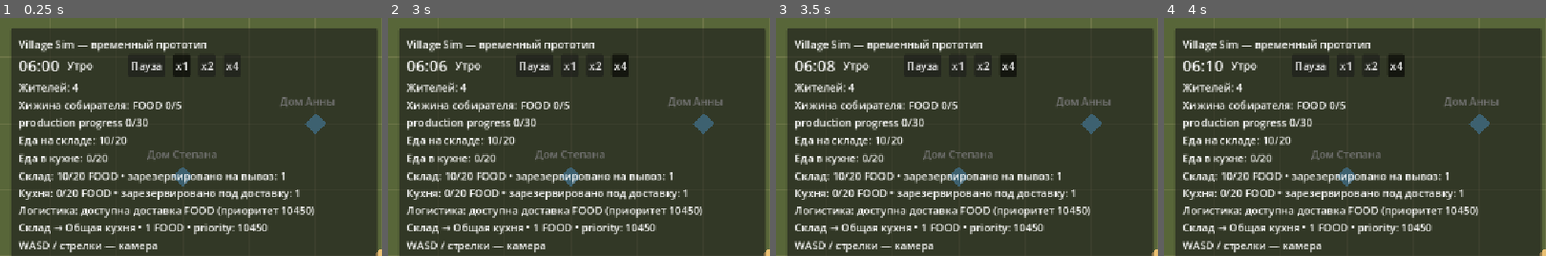
Above: before the commit, frames 1-4 (left to right).
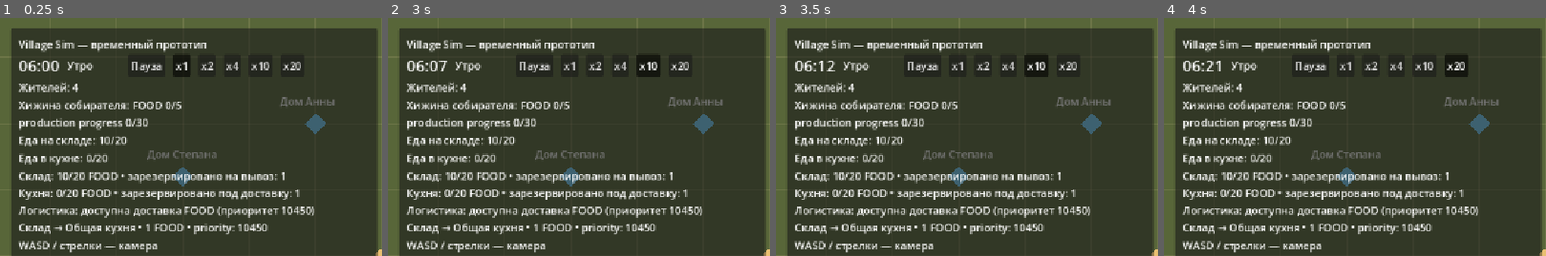
Above: after the commit, the same moments.

Repository: vladlopata5/village-sim
Game: Godot game, scene res://scenes/main.tscn
Same seed, same stepped clock (60 frames per second), same inputs: the game is played once before the commit and once after it.
Inputs (mouse positions are % of the whole screen's width and height, from its top left):
- Up to frame 1 (0.25 s): no input
- Up to frame 2 (3 s): click "x1" at 0.5 s; click "x2" at 1.25 s; click "x4" at 2 s; click (34, 10) at 2.75 s, where only the run after the commit has a clickable "x10"
- Up to frame 3 (3.5 s): no input
- Up to frame 4 (4 s): click (38, 10) at 3.5 s, where only the run after the commit has a clickable "x20"
The pictures show only the part of the screen within x 0-50%, y 0-50%; the shares and areas given below are measured in that part.

The runs differ from the first frame. In frame 1, 0.2% of the frame differs, in the area x 65-79%, y 16-22%; in frame 2, 0.7%; in frame 3, 0.8%, in the area x 10-79%, y 15-25%; in frame 4, 0.8%.

Commit message:
Balance committed need actions and support x10/x20 simulation

Diff:
--- a/scripts/balance_config.gd
+++ b/scripts/balance_config.gd
@@ -12,6 +12,10 @@
 const SOCIAL_BASE_WEIGHT := 80
 const LEISURE_BASE_WEIGHT := 75
 const KITCHEN_FOOD_CAPACITY := 20
+const EAT_MIN_HUNGER := 30
+const SOCIAL_GROWTH_DIVISOR := 5
+const LEISURE_GROWTH_DIVISOR := 5
+const RELAX_DURATION_MINUTES := 30
 const WORK_CYCLE_MINUTES := 60
 const MIN_CONVERSATION_MINUTES := 15
 const MAX_CONVERSATION_MINUTES := 60
--- a/scripts/decision_controller.gd
+++ b/scripts/decision_controller.gd
@@ -146,7 +146,7 @@
 func _end_work_cycle(reason: String) -> void:
 	if not _work_cycle_active: return
 	_work_cycle_active = false
-	if logger != null: logger.info(EventLog.AI, "%s: рабочий цикл завершён — %s" % [_data.resident_name, reason])
+	if logger != null: logger.info(EventLog.AI, "%s: завершил рабочий цикл — %s" % [_data.resident_name, reason])
 
 func _on_intent_changed(_intent: Intent) -> void:
 	if _data.activity != Activity.Type.WORKING: _end_work_cycle("смена действия")
@@ -168,6 +168,7 @@
 	request_decision("phase_changed")
 
 func _on_food_available() -> void:
+	if not _needs.has_food_action(): return
 	# A changed world is an option for the next normal boundary, not a forced event.
 	if _deciding or _intents.has_current_action() or _data.activity != Activity.Type.IDLE: return
 	if _data.get_need(NeedType.Type.HUNGER).get_priority() < NEED_ACTION_THRESHOLD: return
--- a/scripts/game_logger.gd
+++ b/scripts/game_logger.gd
@@ -6,6 +6,7 @@
 const NEED := &"NEED"
 const LOGISTICS := &"LOGISTICS"
 const PRODUCTION := &"PRODUCTION"
+const LEISURE := &"LEISURE"
 const SOCIAL := &"SOCIAL"
 const SCHEDULE := &"SCHEDULE"
 const RESOURCE := &"RESOURCE"
@@ -42,7 +43,8 @@
 	if previous == current: return
 	_activities[data.id] = current
 	if previous == Activity.Type.WORKING:
-		info(SCHEDULE, "%s: закончил работу" % data.resident_name)
+		var finished := "завершил рабочий цикл" if is_instance_valid(_clock) and _clock.get_phase() == "День" else "закончил работу"
+		info(SCHEDULE, "%s: %s" % [data.resident_name, finished])
 	elif previous == Activity.Type.SLEEPING:
 		info(SCHEDULE, "%s: проснулся" % data.resident_name)
 	if current == Activity.Type.WORKING:
--- a/scripts/game_time.gd
+++ b/scripts/game_time.gd
@@ -1,5 +1,6 @@
 extends Node
 ## Simulation time has no dependencies on the visual world.
+const SUPPORTED_SPEEDS := [1, 2, 4, 10, 20]
 signal minute_changed(total_minutes: int)
 signal phase_changed(phase: String)
 signal speed_changed(multiplier: int)
@@ -62,7 +63,7 @@
 	_last_tick_usec = Time.get_ticks_usec()
 
 func set_speed(multiplier: int) -> void:
-	if multiplier not in [1, 2, 4]:
+	if multiplier not in SUPPORTED_SPEEDS:
 		return
 	if is_processing():
 		_process(0.0)
--- a/scripts/main.gd
+++ b/scripts/main.gd
@@ -114,7 +114,7 @@
 	pause_button.focus_mode = Control.FOCUS_NONE
 	pause_button.pressed.connect(_toggle_pause)
 	row.add_child(pause_button)
-	for multiplier in [1, 2, 4]:
+	for multiplier in game_time.SUPPORTED_SPEEDS:
 		var button := Button.new()
 		button.text = "x%d" % multiplier
 		button.toggle_mode = true
@@ -197,7 +197,7 @@
 
 func _update_speed(multiplier: int) -> void:
 	for index in range(speed_buttons.size()):
-		speed_buttons[index].set_pressed_no_signal([1, 2, 4][index] == multiplier)
+		speed_buttons[index].set_pressed_no_signal(game_time.SUPPORTED_SPEEDS[index] == multiplier)
 
 func _create_test_residents() -> void:
 	var generator = ResidentGenerator.new(42, "settlement")
--- a/scripts/need_dynamics.gd
+++ b/scripts/need_dynamics.gd
@@ -1,5 +1,6 @@
 extends Node
 ## All rates in one place: 60 fractional units = one need point.
+const Balance = preload("res://scripts/balance_config.gd")
 const Data = preload("res://scripts/resident_data.gd")
 const NeedType = preload("res://scripts/need_type.gd")
 const Activity = preload("res://scripts/resident_activity.gd")
@@ -35,16 +36,19 @@
 	elif activity == Activity.Type.EATING: hunger_rate = HUNGER_EATING
 	_apply(NeedType.Type.HUNGER, hunger_rate)
 	_apply(NeedType.Type.FATIGUE, FATIGUE_RATES[activity])
-	_apply(NeedType.Type.SOCIAL, SOCIAL_RATES[activity])
-	_apply(NeedType.Type.LEISURE, LEISURE_RATES[activity])
-func _apply(type: NeedType.Type, rate: int) -> void:
+	_apply_slow_growth(NeedType.Type.SOCIAL, SOCIAL_RATES[activity], Balance.SOCIAL_GROWTH_DIVISOR)
+	_apply_slow_growth(NeedType.Type.LEISURE, LEISURE_RATES[activity], Balance.LEISURE_GROWTH_DIVISOR)
+func _apply_slow_growth(type: NeedType.Type, rate: int, divisor: int) -> void:
+	# Keep satisfaction unchanged; positive growth uses finer integer fractions.
+	_apply(type, rate * divisor if rate < 0 else rate, UNITS_PER_POINT * divisor)
+func _apply(type: NeedType.Type, rate: int, units_per_point: int = UNITS_PER_POINT) -> void:
 	var need = _data.get_need(type)
 	if (need.value == 100 and rate > 0) or (need.value == 0 and rate < 0):
 		_fractions[type] = 0
 		return
 	_fractions[type] += rate
-	var points := int(float(_fractions[type]) / UNITS_PER_POINT)
+	var points := int(float(_fractions[type]) / units_per_point)
 	if points != 0:
-		_fractions[type] -= points * UNITS_PER_POINT
+		_fractions[type] -= points * units_per_point
 		need.value += points
 		if need.value in [0, 100]: _fractions[type] = 0
--- a/scripts/resident_needs_controller.gd
+++ b/scripts/resident_needs_controller.gd
@@ -2,6 +2,7 @@
 const EventLog = preload("res://scripts/game_logger.gd")
 var logger: EventLog
 ## Concrete ways to satisfy needs. Selection/comparison lives in DecisionController.
+const Balance = preload("res://scripts/balance_config.gd")
 const Data = preload("res://scripts/resident_data.gd")
 const Intent = preload("res://scripts/resident_intent.gd")
 const Activity = preload("res://scripts/resident_activity.gd")
@@ -46,6 +47,7 @@
 	_available_food_amount = _count_available_food()
 
 func try_eat(priority: int, critical_priority: int = 0) -> bool:
+	if critical_priority == 0 and _data.hunger < Balance.EAT_MIN_HUNGER: return false
 	if _intents.forced_priority > critical_priority:
 		return false
 	if _active_intent != null and _active_intent.reason_id == &"eat":
@@ -175,10 +177,10 @@
 	return total
 
 func can_try_eat() -> bool:
-	return not _food_unavailable
+	return _data.hunger >= Balance.EAT_MIN_HUNGER and not _food_unavailable
 
 func has_food_action() -> bool:
-	return _available_food_amount > 0 and not _food_unavailable
+	return can_try_eat() and _available_food_amount > 0
 
 func _on_food_availability_changed(resource: ResourceType.Type, _amount: int) -> void:
 	if resource != FOOD or _exiting: return
--- a/scripts/resident_social_controller.gd
+++ b/scripts/resident_social_controller.gd
@@ -7,8 +7,6 @@
 const Intent = preload("res://scripts/resident_intent.gd")
 const Choice = preload("res://scripts/weighted_choice.gd")
 const Balance = preload("res://scripts/balance_config.gd")
-const SATISFIED_VALUE := 15
-const MAX_ACTION_MINUTES := 30
 var world: Node
 var runtime: Node
 var clock: Node
@@ -43,7 +41,9 @@
 		return false
 	_started_at = clock.total_minutes
 	runtime.data.activity = Activity.Type.RELAXING
-	if logger != null: logger.sync_activity(runtime.data)
+	if logger != null:
+		logger.sync_activity(runtime.data)
+		logger.info(EventLog.LEISURE, "%s: начал отдыхать" % runtime.data.resident_name)
 	return true
 func begin_talking() -> void:
 	# The waiting IDLE participant also owns an independent current action.
@@ -69,18 +69,23 @@
 	elif activity == Activity.Type.TALKING:
 		_recheck_conversation(minute)
 	elif activity == Activity.Type.RELAXING:
-		if runtime.data.get_need(NeedType.Type.LEISURE).value <= SATISFIED_VALUE or minute - _started_at >= MAX_ACTION_MINUTES: _finish()
+		if minute - _started_at >= Balance.RELAX_DURATION_MINUTES: _finish()
 func _on_intent_changed(intent: Intent) -> void:
 	if _active != null and intent != _active:
+		_log_relax_end(_active, true)
 		_active = null
 		_option = {}
 		if world != null: world.leave(runtime.data.id)
 func _finish() -> void:
 	var previous = _active
+	_log_relax_end(previous, false)
 	_active = null
 	_option = {}
 	if world != null: world.leave(runtime.data.id)
 	if previous != null: runtime.intents.clear_completed(previous)
+func _log_relax_end(intent: Intent, interrupted: bool) -> void:
+	if intent != null and intent.reason_id == &"leisure" and logger != null:
+		logger.info(EventLog.LEISURE, "%s: закончил отдыхать%s" % [runtime.data.resident_name, " (прервано)" if interrupted else ""])
 func group_dissolved() -> void:
 	if runtime.data.activity == Activity.Type.TALKING and world.group_of(runtime.data.id) == null: _finish()
 func _exit_tree() -> void:
@@ -96,7 +101,8 @@
 	_next_conversation_recheck = minute + Balance.CONVERSATION_RECHECK_MINUTES
 	var current_priority: int = runtime.data.get_need(NeedType.Type.SOCIAL).get_priority()
 	var important: bool = runtime.decision.has_more_important_action(current_priority)
-	var voluntary := rng.randf() < Balance.CONVERSATION_EXIT_CHANCE
+	var satisfied := current_priority < Balance.NEED_ACTION_THRESHOLD
+	var voluntary := satisfied and rng.randf() < Balance.CONVERSATION_EXIT_CHANCE
 	if logger != null:
 		logger.debug(EventLog.SOCIAL, "%s: %s разговор (%d мин); более важное действие=%s; случайный выход=%s" % [runtime.data.resident_name, "завершает" if important or voluntary else "продолжает", elapsed, important, voluntary])
 	if important or voluntary: _finish()
--- a/scripts/resident_view_2d.gd
+++ b/scripts/resident_view_2d.gd
@@ -1,5 +1,6 @@
 extends Node2D
 ## Temporary representation. This reference points to data owned outside the view.
+const Clock = preload("res://scripts/game_time.gd")
 const ResidentData = preload("res://scripts/resident_data.gd")
 const ResidentIntent = preload("res://scripts/resident_intent.gd")
 signal selection_requested(data: ResidentData)
@@ -56,7 +57,7 @@
 	has_movement_target = not global_position.is_equal_approx(target_position)
 
 func set_time_speed(multiplier: int) -> void:
-	if multiplier in [1, 2, 4]:
+	if multiplier in Clock.SUPPORTED_SPEEDS:
 		_time_speed = multiplier
 
 func _process(delta: float) -> void:
--- a/tests/test_debug_time.gd
+++ b/tests/test_debug_time.gd
@@ -40,7 +40,7 @@
 	clock.set_process(false)
 	clock.minute_changed.connect(func(value: int): minutes.append(value))
 	clock.phase_changed.connect(func(value: String): phases.append(value))
-	for speed in [1, 2, 4]:
+	for speed in [1, 2, 4, 10, 20]:
 		clock.set_speed(speed)
 		for paused_case in [false, true]:
 			self.paused = paused_case
--- a/tests/test_decision_controller.gd
+++ b/tests/test_decision_controller.gd
@@ -22,7 +22,7 @@
 	check(r.decision.decision_count == count, "No per-frame or per-minute ordinary decision")
 	scene.game_time.debug_skip_minutes(1)
 	check(r.decision.decision_count == count + 1, "Idle segment completes at ten game minutes")
-	r.data.hunger = 10
+	r.data.hunger = 30
 	r.data.fatigue = 0
 	r.decision.request_decision()
 	check(r.intents.current_intent.reason_id == &"eat" and scene.kitchen_data.resources.get_reserved_out(FOOD) == 1, "1000 threshold selects concrete food action and reserves before path")
@@ -66,15 +66,15 @@
 	scene = Setup.make_scene(self, 420)
 	r = scene.resident_runtimes[0]
 	r.decision.work_available = func(): return false
-	r.data.hunger = 20
+	r.data.hunger = 30
 	r.decision.request_decision()
-	check(r.intents.current_intent.reason_id == &"eat", "No real work permits a need at 2000")
+	check(r.intents.current_intent.reason_id == &"eat", "No real work permits a need at 3000")
 	scene.free()
 	# Critical levels remain separate from ordinary need weights/priorities.
 	scene = Setup.make_scene(self)
 	r = scene.resident_runtimes[0]
 	r.intents.submit(Intent.new(Intent.Type.MOVE_TO, &"locked", Vector2(500, 0), 50000, false))
-	r.data.hunger = 100
+	r.data.hunger = 300
 	current = r.intents.current_intent
 	check(current.reason_id == &"eat" and r.intents.forced_priority == 200, "Critical hunger interrupts a locked ordinary action")
 	r.data.fatigue = 100
--- /dev/null
+++ b/tests/test_fast_behavior.gd
@@ -0,0 +1,77 @@
+extends SceneTree
+const Setup = preload("res://tests/behavior_test_setup.gd")
+const Type = preload("res://scripts/need_type.gd").Type
+const Activity = preload("res://scripts/resident_activity.gd").Type
+const FOOD = preload("res://scripts/resource_type.gd").Type.FOOD
+var failures := 0
+func _initialize() -> void: call_deferred("_run")
+func check(condition: bool, message: String) -> void:
+	if not condition:
+		failures += 1
+		push_error(message)
+func exit_seed() -> int:
+	var random := RandomNumberGenerator.new()
+	for candidate in range(100):
+		random.seed = candidate
+		if random.randf() < 0.2: return candidate
+	return -1
+func _run() -> void:
+	var scene = Setup.make_scene(self)
+	var resident = scene.resident_runtimes[0]
+	scene.kitchen_data.resources.add(FOOD, 1)
+	resident.data.hunger = 29
+	check(not resident.needs.can_try_eat() and not resident.needs.has_food_action(), "HUNGER 29: EAT unavailable")
+	resident.decision.request_decision()
+	scene.game_time.debug_skip_minutes(20)
+	check(resident.needs.food_search_count == 0 and scene.kitchen_data.resources.get_amount(FOOD) == 1, "Idle resident never snacks below minimum")
+	resident.data.hunger = 30
+	check(resident.needs.can_try_eat() and resident.needs.has_food_action(), "HUNGER 30: EAT available")
+	resident.decision.request_decision()
+	check(resident.intents.current_intent.reason_id == &"eat", "Minimum hunger starts normal reserved meal")
+	scene.free()
+	for speed in [10, 20]:
+		scene = Setup.make_scene(self)
+		resident = scene.resident_runtimes[0]
+		scene.game_time.set_speed(speed)
+		resident.data.get_need(Type.LEISURE).value = 100
+		resident.decision.request_decision()
+		resident.data.get_need(Type.LEISURE).value = 0
+		paused = true
+		scene.game_time.advance(1000)
+		check(resident.data.activity == Activity.RELAXING and scene.game_time.total_minutes == 360, "Pause freezes committed relaxation")
+		paused = false
+		scene.game_time.advance(29.0 / speed)
+		check(resident.data.activity == Activity.RELAXING, "Low leisure cannot end action before 30 minutes")
+		scene.game_time.advance(2.0 / speed)
+		check(resident.data.activity == Activity.IDLE, "Crossing minute 30 completes relaxation at fast speed")
+		resident.data.get_need(Type.LEISURE).value = 100
+		resident.decision.request_decision()
+		resident.data.fatigue = 100
+		check(resident.data.activity == Activity.SLEEPING, "Critical fatigue interrupts committed relaxation")
+		scene.free()
+		scene = Setup.make_scene(self)
+		resident = scene.resident_runtimes[0]
+		scene.game_time.set_speed(speed)
+		for runtime in scene.resident_runtimes:
+			runtime.data.get_need(Type.SOCIAL).value = 100
+			runtime.social.rng.seed = exit_seed()
+		check(scene.social_world.arrive(resident.data.id, {"target_id": scene.resident_runtimes[1].data.id, "group_id": 0}), "Conversation starts")
+		scene.game_time.advance(16.0 / speed)
+		check(resident.data.activity == Activity.TALKING, "High SOCIAL blocks RNG-only exit after minimum")
+		resident.data.get_need(Type.SOCIAL).value = 0
+		resident.social.rng.seed = exit_seed()
+		scene.game_time.advance(5.0 / speed)
+		check(resident.data.activity != Activity.TALKING, "Satisfied SOCIAL permits seeded voluntary exit at crossed recheck")
+		scene.free()
+		var clock = preload("res://scripts/game_time.gd").new()
+		root.add_child(clock)
+		clock.set_process(false)
+		clock.set_speed(speed)
+		var phases: Array[String] = []
+		clock.phase_changed.connect(func(phase: String): phases.append(phase))
+		clock.advance(1500.0 / speed)
+		check(clock.total_minutes == 1860 and phases == ["День", "Вечер", "Ночь", "Утро", "День"], "Large fast step emits every crossed phase")
+		clock.free()
+		print("Fast behavior x%d: relaxation, pause, forced interrupt, conversation rechecks, phase boundaries" % speed)
+	print("Fast behavior checks: ", "PASS" if failures == 0 else "FAIL")
+	quit(0 if failures == 0 else 1)
--- a/tests/test_game_logger.gd
+++ b/tests/test_game_logger.gd
@@ -42,11 +42,17 @@
 	check(entries.size() == count, "Repeated state is not logged again")
 	resident.activity = Activity.SLEEPING
 	event_log.sync_activity(resident)
-	check(entries[-2].ends_with("закончил работу") and entries[-1].ends_with("начал спать"), "Work exit and sleep entry are meaningful events")
+	check(entries[-2].ends_with("завершил рабочий цикл") and entries[-1].ends_with("начал спать"), "Work exit and sleep entry are meaningful events")
 	resident.activity = Activity.IDLE
 	event_log.sync_activity(resident)
 	check(entries[-1].ends_with("проснулся"), "Wake-up event")
-	for category in [EventLog.AI, EventLog.NEED, EventLog.LOGISTICS, EventLog.PRODUCTION, EventLog.SOCIAL, EventLog.SCHEDULE, EventLog.RESOURCE]:
+	clock.total_minutes = 1020
+	resident.activity = Activity.WORKING
+	event_log.sync_activity(resident)
+	resident.activity = Activity.IDLE
+	event_log.sync_activity(resident)
+	check(entries[-1].ends_with("закончил работу"), "Real shift end retains work-end wording")
+	for category in [EventLog.LEISURE, EventLog.AI, EventLog.NEED, EventLog.LOGISTICS, EventLog.PRODUCTION, EventLog.SOCIAL, EventLog.SCHEDULE, EventLog.RESOURCE]:
 		check(event_log.format_line(category, "test").contains("[%s]" % category), "All event categories available")
 	var hut = preload("res://scripts/building_data.gd").new(&"hut", "Хижина", preload("res://scripts/building_type.gd").Type.GATHERER_HUT)
 	var food = preload("res://scripts/resource_type.gd").Type.FOOD
--- a/tests/test_game_time.gd
+++ b/tests/test_game_time.gd
@@ -16,7 +16,7 @@
 	root.add_child(clock)
 	clock.set_process(false)
 	check(clock.get_clock_text() == "06:00", "Initial clock")
-	for speed in [1, 2, 4]:
+	for speed in [1, 2, 4, 10, 20]:
 		clock.total_minutes = 360
 		clock.set_speed(speed)
 		clock.advance(10.0)
@@ -71,6 +71,9 @@
 	var scene_clock = scene.get_node("GameTime")
 	scene_clock.set_process(false)
 	check(scene.clock_label.text == "06:00", "Scene initial HUD")
+	for index in [3, 4]:
+		scene.speed_buttons[index].pressed.emit()
+		check(scene_clock.speed_multiplier == [10, 20][index - 3], "Fast HUD speed button")
 	scene.speed_buttons[2].pressed.emit()
 	check(scene_clock.speed_multiplier == 4, "HUD speed button")
 	scene.pause_button.pressed.emit()
--- a/tests/test_gatherer_production.gd
+++ b/tests/test_gatherer_production.gd
@@ -44,7 +44,7 @@
 	f.production.free()
 	f.view.free()
 func _run():
-	for speed in [1, 2, 4]:
+	for speed in [1, 2, 4, 10, 20]:
 		for frames in [1, 30, 120]:
 			var speed_fixture = fixture()
 			speed_fixture.clock.set_speed(speed)
--- a/tests/test_need_dynamics.gd
+++ b/tests/test_need_dynamics.gd
@@ -13,7 +13,7 @@
 func _run():
 	var expected = {Activity.Type.IDLE: 41, Activity.Type.MOVING: 42, Activity.Type.WORKING: 44, Activity.Type.HAULING: 45, Activity.Type.EATING: 41, Activity.Type.SLEEPING: 10, Activity.Type.RESTING: 30, Activity.Type.TALKING: 41, Activity.Type.RELAXING: 41}
 	for activity in expected:
-		for speed in [1, 2, 4]:
+		for speed in [1, 2, 4, 10, 20]:
 			for frames in [1, 30, 120]:
 				var clock = Clock.new()
 				root.add_child(clock)
@@ -31,8 +31,8 @@
 				for frame in range(frames): clock.advance(60.0 / speed / frames)
 				check(data.fatigue == expected[activity], "Same fatigue rate for activity/speed/FPS")
 				check(data.hunger == (0 if activity == Activity.Type.EATING else (21 if activity == Activity.Type.SLEEPING else 24)), "Common hunger dynamics preserves awake/sleep and gradual meal rates")
-				check(data.get_need(NeedType.Type.SOCIAL).value == clampi(50 + Dynamics.SOCIAL_RATES[activity], 0, 100), "Social rate is independent of speed/FPS")
-				check(data.get_need(NeedType.Type.LEISURE).value == clampi(50 + Dynamics.LEISURE_RATES[activity], 0, 100), "Leisure rate is independent of speed/FPS")
+				check(data.get_need(NeedType.Type.SOCIAL).value == clampi(50 + int(float(Dynamics.SOCIAL_RATES[activity]) / (5 if Dynamics.SOCIAL_RATES[activity] > 0 else 1)), 0, 100), "Social rate is independent of speed/FPS")
+				check(data.get_need(NeedType.Type.LEISURE).value == clampi(50 + int(float(Dynamics.LEISURE_RATES[activity]) / (5 if Dynamics.LEISURE_RATES[activity] > 0 else 1)), 0, 100), "Leisure rate is independent of speed/FPS")
 				var values = [data.hunger, data.fatigue, data.get_need(NeedType.Type.SOCIAL).value, data.get_need(NeedType.Type.LEISURE).value]
 				paused = true
 				clock.advance(1000)
--- a/tests/test_resident_needs.gd
+++ b/tests/test_resident_needs.gd
@@ -9,7 +9,7 @@
 		failures += 1
 		push_error(message)
 func _run():
-	for speed in [1, 2, 4]:
+	for speed in [1, 2, 4, 10, 20]:
 		var speed_scene = Setup.make_scene(self, 420)
 		var speed_resident = speed_scene.resident_runtimes[0]
 		var clock = speed_scene.game_time
--- a/tests/test_social.gd
+++ b/tests/test_social.gd
@@ -174,7 +174,9 @@
 	check(r[0].data.activity == Activity.Type.RELAXING, "No work permits leisure below 7000")
 	var original_position: Vector2 = r[0].view.position
 	scene.game_time.debug_skip_minutes(10)
-	check(r[0].data.activity == Activity.Type.IDLE and r[0].view.position == original_position, "Satisfied leisure ends and stays on the spot")
+	check(r[0].data.activity == Activity.Type.RELAXING and r[0].view.position == original_position, "Satisfied leisure remains committed")
+	scene.game_time.debug_skip_minutes(20)
+	check(r[0].data.activity == Activity.Type.IDLE, "Leisure completes after 30 minutes")
 	# Needs below 7000 still lose to an available job.
 	r[0].data.work_location_id = scene.warehouse_data.id
 	r[0].decision.work_available = func(): return true
--- a/tests/test_work_cycles.gd
+++ b/tests/test_work_cycles.gd
@@ -12,7 +12,7 @@
 		push_error(message)
 func _run() -> void:
 	for need_type in [Type.SOCIAL, Type.LEISURE]:
-		for speed in [1, 2, 4]:
+		for speed in [1, 2, 4, 10, 20]:
 			var scene = Setup.make_scene(self)
 			var resident = scene.resident_runtimes[2]
 			resident.data.work_location_id = scene.gatherer_hut_data.id
Not shown, added: tests/test_fast_behavior.gd.uid
Not shown, changed: docs/DECISIONS.md
Not shown, changed: docs/GAME_DESIGN.md
Not shown, changed: docs/PHASE_4.md
